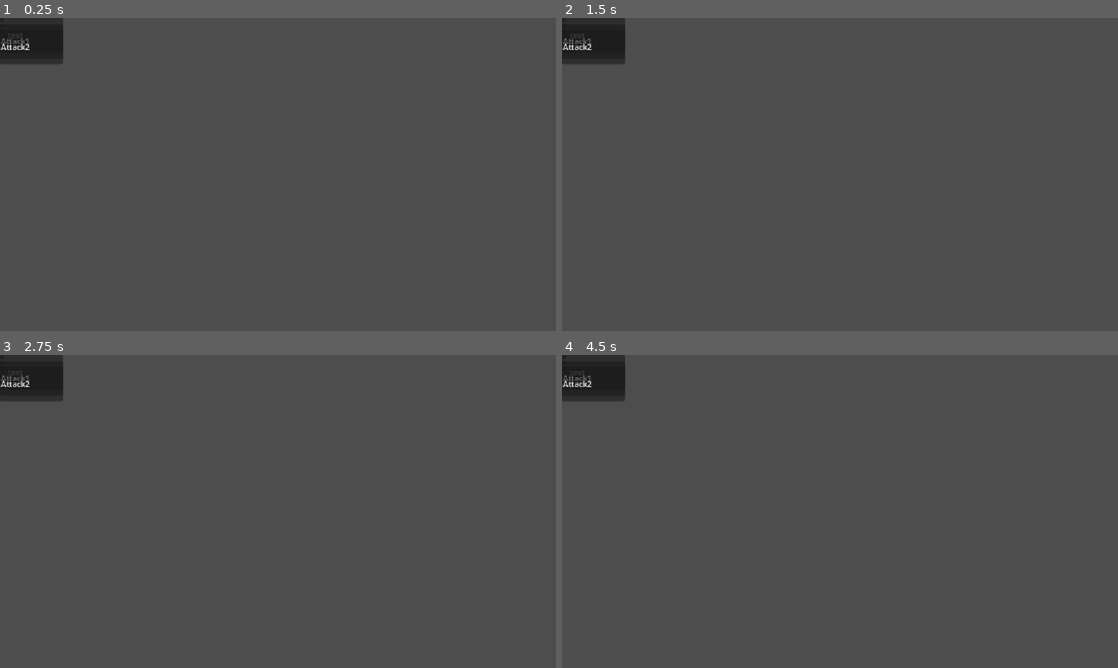
Above: before the commit, frames 1-4 (two rows, left to right).
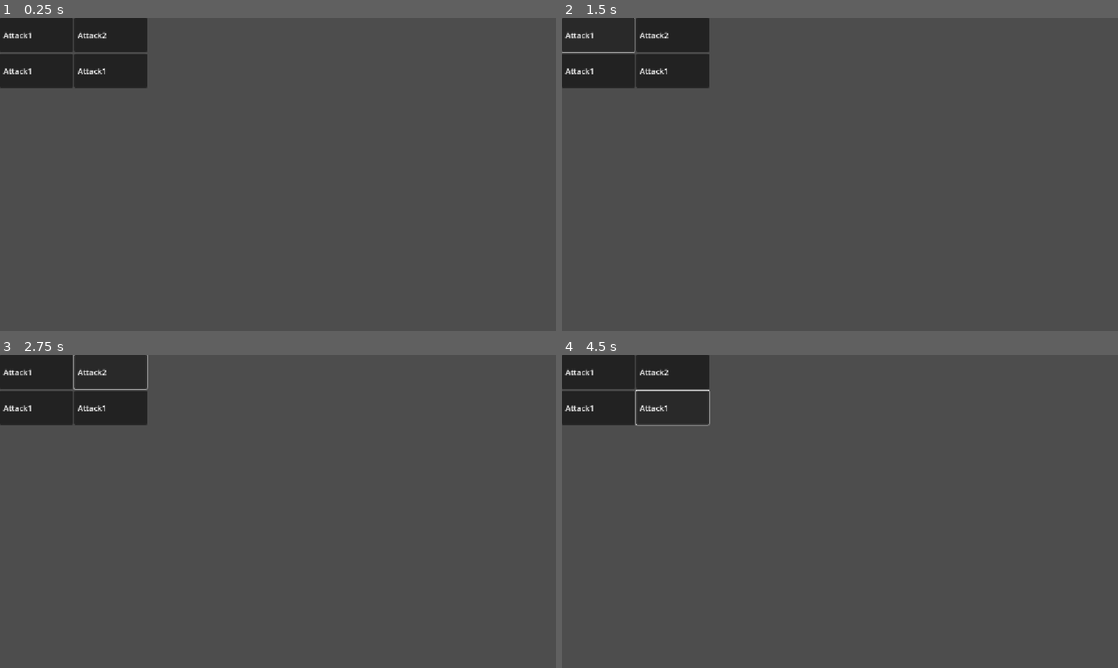
Above: after the commit, the same moments.

Repository: Game-Development-Club-at-UMD/Ludum-Dare-58
Game: Godot game, scene res://Combat/Scenes/CombatUI.tscn
Same seed, same stepped clock (60 frames per second), same inputs: the game is played once before the commit and once after it. This scene is started directly instead of the project's main scene.
Inputs (mouse positions are in pixels of both pictures, inside the frame that each line leads up to; where the layout moved, square brackets give the same spot in the first picture):
- Up to frame 1 (0.25 s): no input
- Up to frame 2 (1.5 s): click (600, 33) [562, 21] at 0.5 s; click (562, 24) at 1.27 s
- Up to frame 3 (2.75 s): click (111, 370) at 2.02 s
- Up to frame 4 (4.5 s): click (562, 367) at 2.77 s; click (600, 408) at 3.52 s; click (673, 408) at 4.27 s

The runs differ from the first frame. In frame 1, 4.3% of the frame differs, in the area x 0-27%, y 0-23%; in frame 2, 4.3%; in frame 3, 4.4%; in frame 4, 4.4%.

Commit message:
FUCKIGN FIXED THIS SHITTY ASS BUTTONS (FUCK ME)

Diff:
--- a/ludum-dare-58/Combat/Scenes/Attack_buttons.gd
+++ b/ludum-dare-58/Combat/Scenes/Attack_buttons.gd
@@ -27,10 +27,14 @@
 func debug():
 	var move1 : AttackMove = load("res://Moves/Resources/BasicAttack.tres")
 	var move2 : AttackMove = load("res://Moves/Resources/BasicAttack2.tres")
+	var move3 : AttackMove = load("res://Moves/Resources/BasicAttack.tres")
+	var move4 : AttackMove = load("res://Moves/Resources/BasicAttack.tres")
 
 	var h : MoveHolder = MoveHolder.new()
 	h.addtoMoveDict("Move1", move1)
 	h.addtoMoveDict("Move2", move2)
+	h.addtoMoveDict("Move3", move1)
+	h.addtoMoveDict("Move4", move1)
 
 	moveHolderInstance = h
 	print(moveHolderInstance.moveDict)
--- a/ludum-dare-58/Combat/Scenes/CombatUI.tscn
+++ b/ludum-dare-58/Combat/Scenes/CombatUI.tscn
@@ -1,7 +1,6 @@
-[gd_scene load_steps=3 format=3 uid="uid://cg2ay31ud2g6o"]
+[gd_scene load_steps=2 format=3 uid="uid://cg2ay31ud2g6o"]
 
 [ext_resource type="Script" uid="uid://b2fgtiv2l2ram" path="res://Combat/Scenes/Attack_buttons.gd" id="1_7vif2"]
-[ext_resource type="PackedScene" uid="uid://dcqr8kwlrxj5o" path="res://Combat/Scenes/attack_button.tscn" id="2_jpcbb"]
 
 [node name="CombatUi" type="Control"]
 layout_mode = 3
@@ -14,8 +13,6 @@
 
 [node name="GridContainer" type="GridContainer" parent="."]
 layout_mode = 1
-offset_right = 8.0
-offset_bottom = 20.0
-
-[node name="AttackButton" parent="GridContainer" instance=ExtResource("2_jpcbb")]
-layout_mode = 2
+offset_right = 130.0
+offset_bottom = 83.0
+columns = 2
--- a/ludum-dare-58/Combat/Scenes/attack_button.tscn
+++ b/ludum-dare-58/Combat/Scenes/attack_button.tscn
@@ -1,9 +1,10 @@
 [gd_scene load_steps=3 format=3 uid="uid://dcqr8kwlrxj5o"]
 
 [ext_resource type="Script" uid="uid://5mkyhxxsx882" path="res://Combat/Scenes/button_move.gd" id="1_hy5oc"]
-[ext_resource type="Texture2D" uid="uid://bfhp6y7dyg4qb" path="res://IMG_6062.jpg" id="1_mrtul"]
+[ext_resource type="Texture2D" uid="uid://c5twqk155c8y2" path="res://IMG_6062.jpg" id="1_mrtul"]
 
 [node name="AttackButton" type="Button"]
+custom_minimum_size = Vector2(150, 70)
 offset_right = 128.0
 offset_bottom = 71.0
 script = ExtResource("1_hy5oc")
@@ -11,8 +12,9 @@
 [node name="PanelContainer" type="PanelContainer" parent="."]
 clip_contents = true
 layout_mode = 0
-offset_right = 130.0
-offset_bottom = 72.0
+offset_right = 151.0
+offset_bottom = 71.0
+mouse_filter = 1
 
 [node name="HBoxContainer" type="HBoxContainer" parent="PanelContainer"]
 layout_mode = 2
Not shown: 1 places in ludum-dare-58/Body Parts/Resources/GenericLimb.tres that only renumber resources
